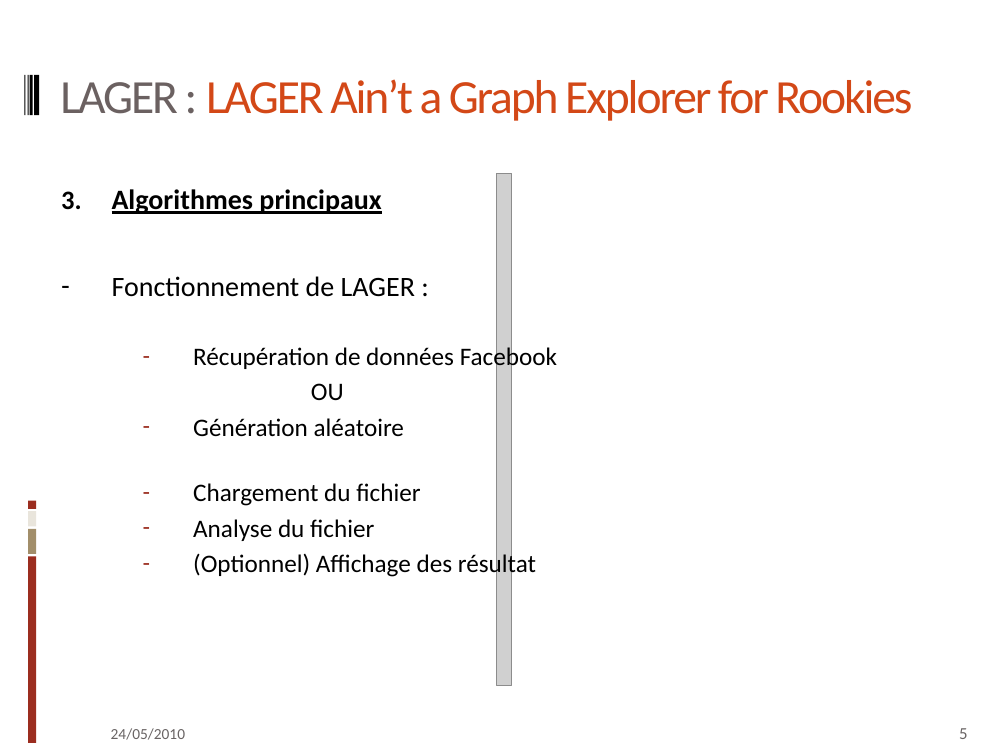
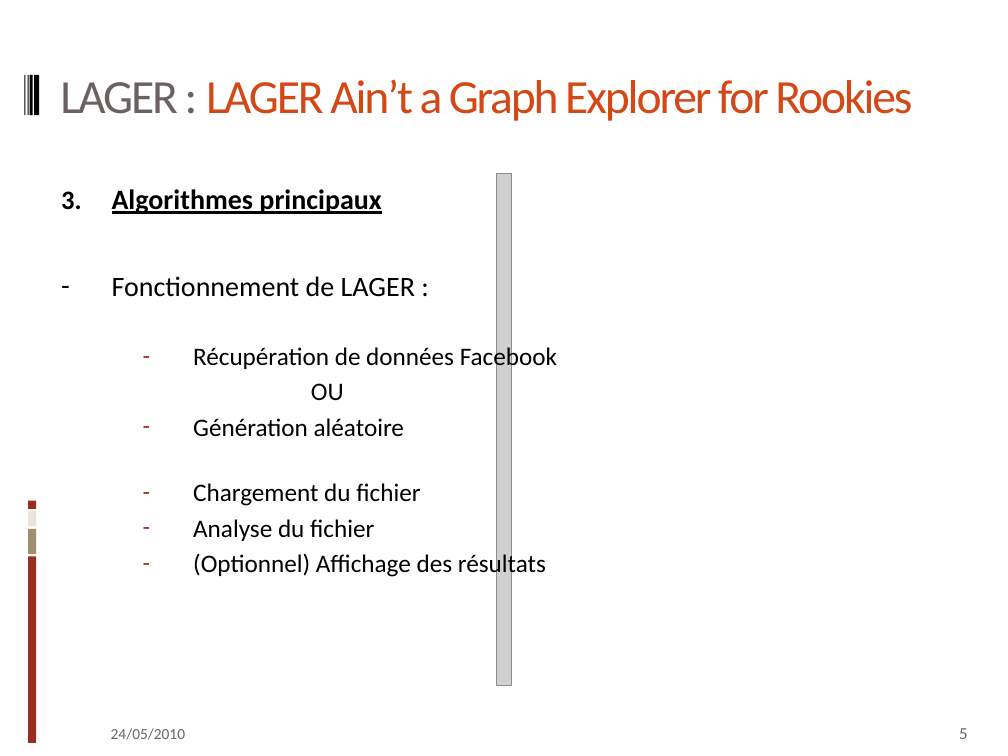
Before and after one commit to qkdreyer/ig3projetc, a slide deck: slide 5 of doc/pptx cpp.pptx. Drawn at 1008x756 pixels with LibreOffice and Linux fonts; fonts in the diff are those of the drawing; grey boxes stand for pictures. Boxes give left, top, right and bottom in pixels: in the first picture for what was removed or moved away, otherwise in the second. Text is boxed around its words. In the diff, an @@ line names an element or a change of style, - is before the commit and + after.

```diff
--- a/doc/pptx cpp.pptx
+++ b/doc/pptx cpp.pptx
@@ text at [193,551,546,578]: text changed @@
-  – (Optionnel) Affichage des résultat
+  – (Optionnel) Affichage des résultats
```
Also in this commit, not shown: 8 other slides changed.
